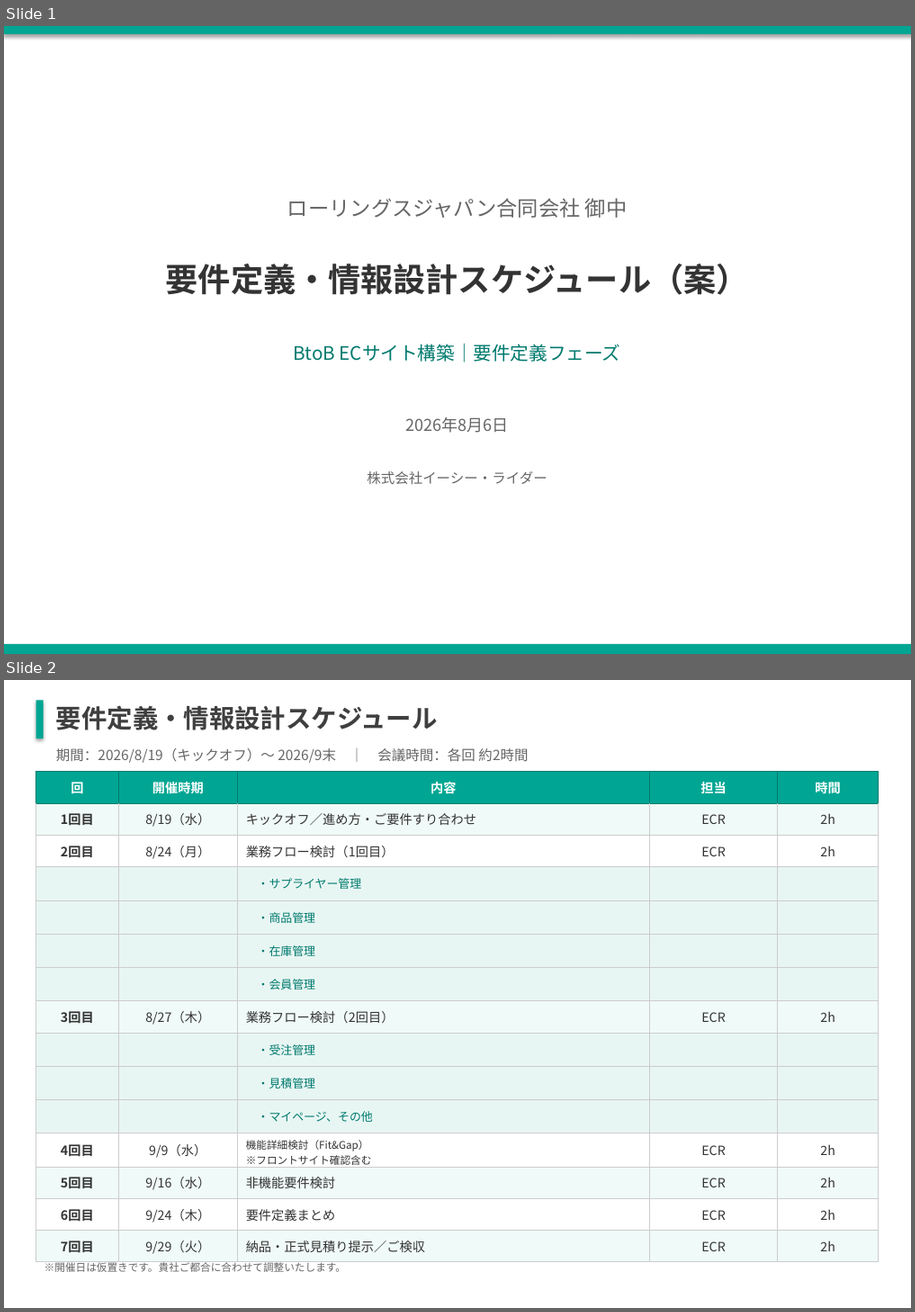
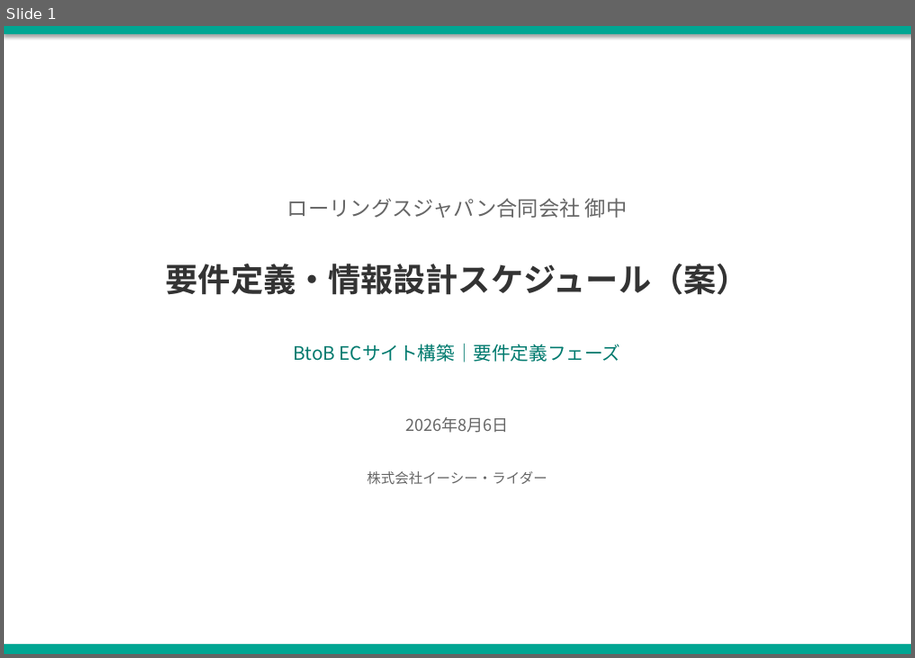
Before and after one commit to kozonoflight/git_tutorial, a slide deck: 要件定義WBS案_20260806.pptx. Shown one above the other, each under a label of ours: slides 1 and 2 before the commit, slide 1 after it. The pictures are 915x1312 and 915x658 pixels, drawn with LibreOffice and Linux fonts; fonts in the diff are those of the drawing. Boxes give left, top, right and bottom in pixels: in the first picture for what was removed or moved away, otherwise in the second. Text is boxed around its words. In the diff, an @@ line names an element or a change of style, - is before the commit and + after.

```diff
--- a/要件定義WBS案_20260806.pptx
+++ b/要件定義WBS案_20260806.pptx
@@ slide 2 removed at box(4, 680, 911, 1308), background #FFFFFF @@
@@ rectangle removed at box(36, 700, 44, 738) @@
@@ text removed at box(56, 705, 438, 730) @@
-要件定義・情報設計スケジュール
@@ text removed at box(56, 748, 528, 763) @@
-期間：2026/8/19（キックオフ）〜 2026/9末 ｜ 会議時間：各回 約2時間
@@ table removed at box(36, 771, 878, 1258), 15 rows, 5 columns @@
-回 | 開催時期 | 内容 | 担当 | 時間
-1回目 | 8/19（水） | キックオフ／進め方・ご要件すり合わせ | ECR | 2h
-2回目 | 8/24（月） | 業務フロー検討（1回目） | ECR | 2h
- |  | ・サプライヤー管理 |  | 
- |  | ・商品管理 |  | 
- |  | ・在庫管理 |  | 
- |  | ・会員管理 |  | 
-3回目 | 8/27（木） | 業務フロー検討（2回目） | ECR | 2h
- |  | ・受注管理 |  | 
- |  | ・見積管理 |  | 
- |  | ・マイページ、その他 |  | 
-4回目 | 9/9（水） | 機能詳細検討（Fit&Gap） / ※フロントサイト確認含む | ECR | 2h
-5回目 | 9/16（水） | 非機能要件検討 | ECR | 2h
-6回目 | 9/24（木） | 要件定義まとめ | ECR | 2h
-7回目 | 9/29（火） | 納品・正式見積り提示／ご検収 | ECR | 2h
@@ text removed at box(44, 1260, 346, 1272) @@
-※開催日は仮置きです。貴社ご都合に合わせて調整いたします。
```
Also in this commit, not shown: 3 slides changed, 1 slide added, 1 other slide removed.
